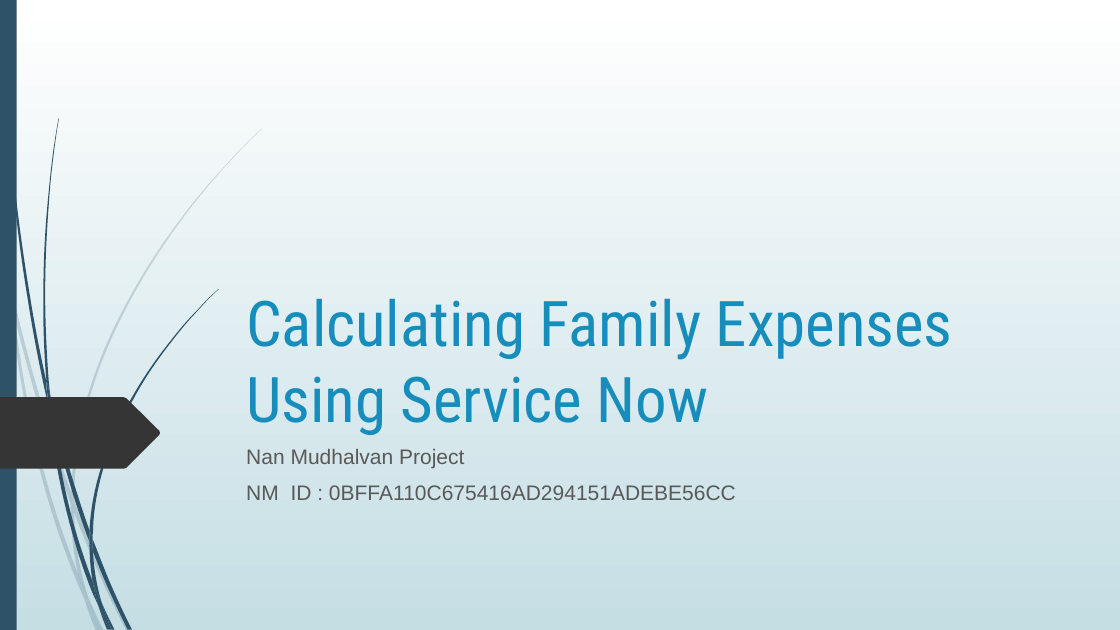
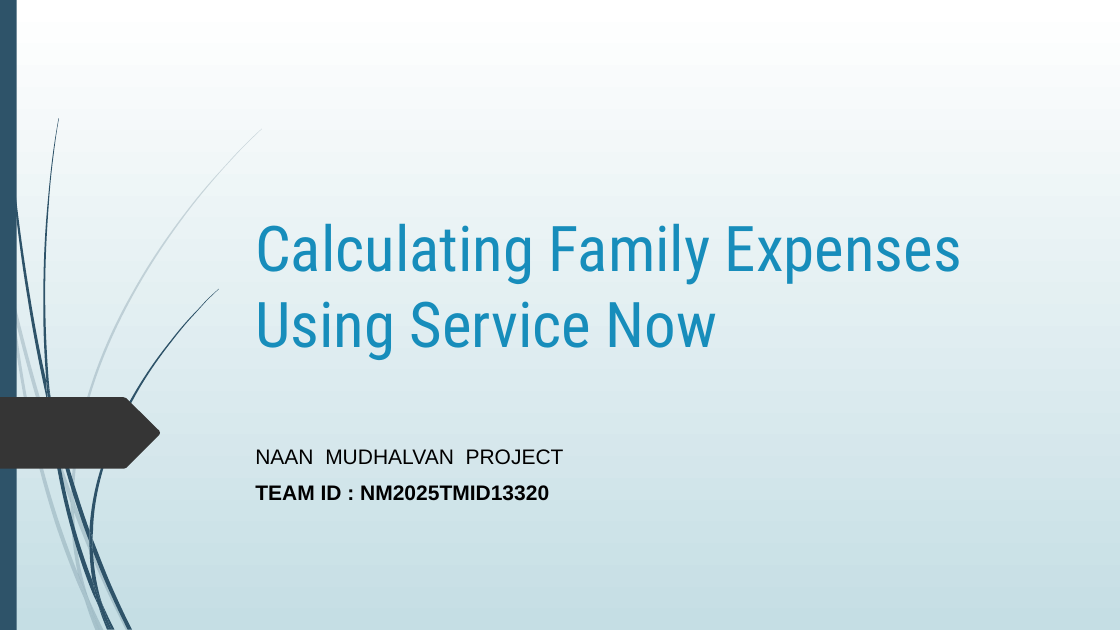
Before and after one commit to Arun-1-4-3/Calculating-Family-Expenses-Using-ServiceNow, a slide deck: slide 1 of Calculating Family Expenses Using Service Now.pptx. Drawn at 1120x630 pixels with LibreOffice and Linux fonts; fonts in the diff are those of the drawing. Boxes give left, top, right and bottom in pixels: in the first picture for what was removed or moved away, otherwise in the second. Text is boxed around its words. In the diff, an @@ line names an element or a change of style, - is before the commit and + after.

```diff
--- a/Calculating Family Expenses Using Service Now.pptx
+++ b/Calculating Family Expenses Using Service Now.pptx
@@ title "Calculating Family Expenses Using Service ...": place and size @@
-title "Calculating Family Expenses Using Service ..." at [246,298,953,435]
+title "Calculating Family Expenses Using Service ..." at [255,223,962,360]
@@ subtitle at [255,449,564,501]: text changed; text colour #595959 to #000000; bold on @@
-Nan Mudhalvan Project
-NM ID : 0BFFA110C675416AD294151ADEBE56CC
+NAAN MUDHALVAN PROJECT
+TEAM ID : NM2025TMID13320
```
Also in this commit, not shown: 9 other slides changed, 1 slide added.
